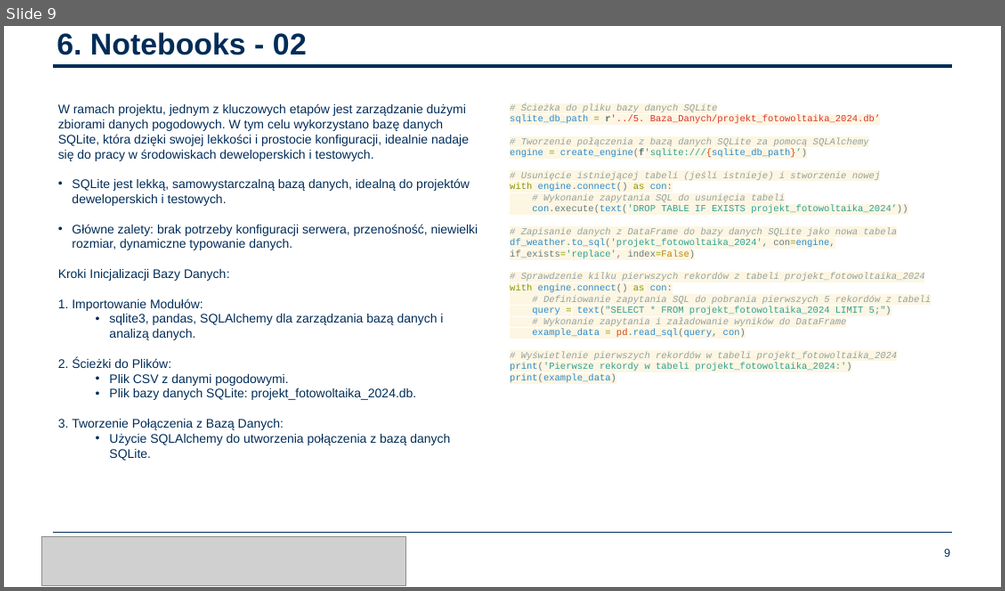
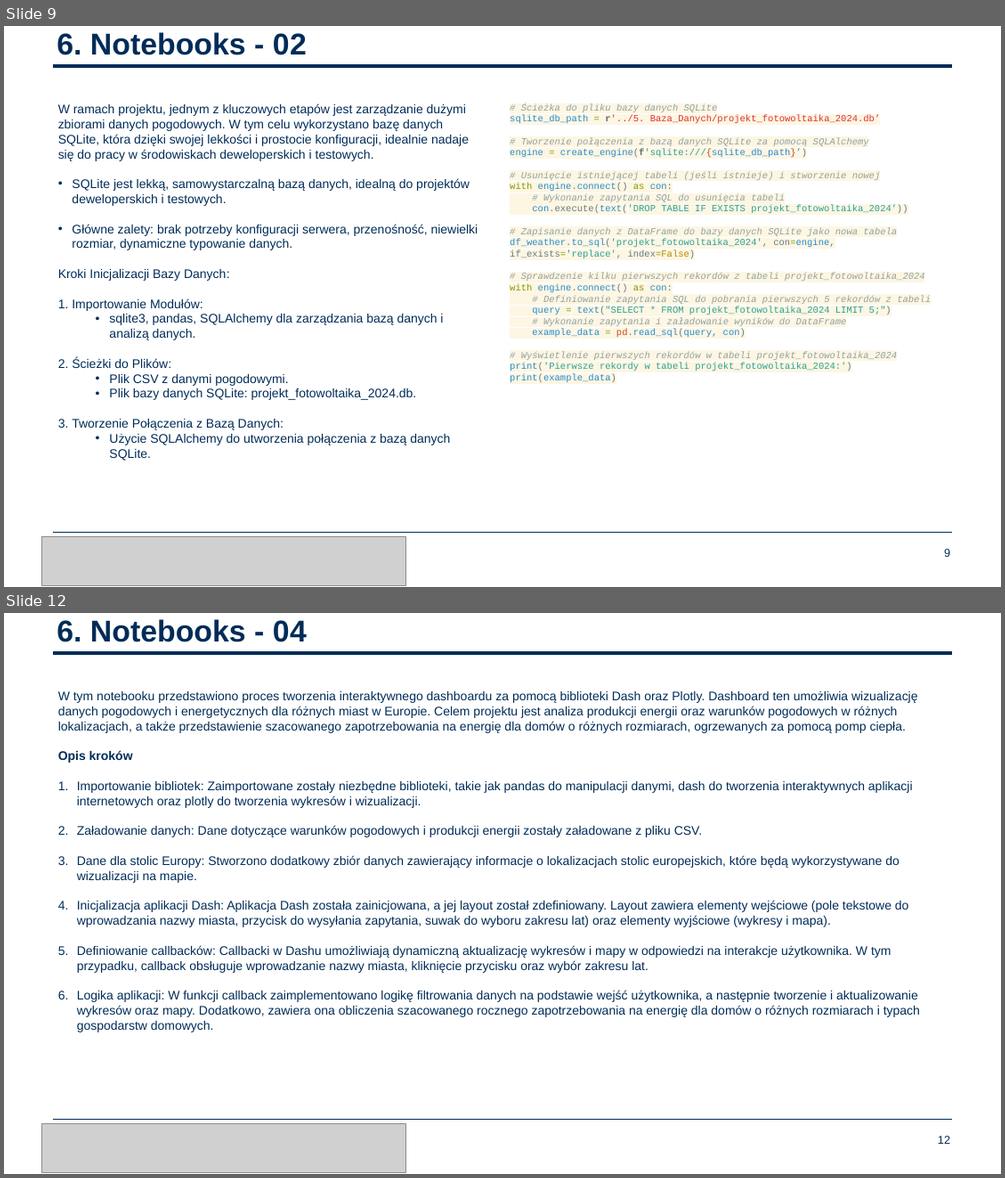
Before and after one commit to BartoszRP/MERITO_ML_Projekt_Fotowoltaika_2024, a slide deck: 6. Docs/Bartosz_Reszka_Piwowarski_Prezentacja.pptx. Shown one above the other, each under a label of ours: slide 9 before the commit, slides 9 and 12 after it; the slides between them are not shown. The pictures are 1005x591 and 1005x1178 pixels, drawn with LibreOffice and Linux fonts; fonts in the diff are those of the drawing; grey boxes stand for pictures; background and template pictures are left out. Boxes give left, top, right and bottom in pixels: in the first picture for what was removed or moved away, otherwise in the second. Text is boxed around its words. In the diff, an @@ line names an element or a change of style, - is before the commit and + after.

```diff
--- a/6. Docs/Bartosz_Reszka_Piwowarski_Prezentacja.pptx
+++ b/6. Docs/Bartosz_Reszka_Piwowarski_Prezentacja.pptx
@@ slide 12 added at (x1=4, y1=613, x2=1001, y2=1174), background #FFFFFF; not listed: 2 template elements that a slide beside it also shows @@
@@ title added at (x1=57, y1=619, x2=307, y2=642), 29 pt, text #002C58, bold @@
+6. Notebooks - 04
@@ text added at (x1=58, y1=691, x2=920, y2=1032), 12 pt, text #002C58 @@
+W tym notebooku przedstawiono proces tworzenia interaktywnego dashboardu za pomocą biblioteki Dash oraz Plotly. Dashboard ten umożliwia wizualizację danych pogodowych i energetycznych dla różnych miast w Europie. Celem projektu jest analiza produkcji energii oraz warunków pogodowych w różnych lokalizacjach, a także przedstawienie szacowanego zapotrzebowania na energię dla domów o różnych rozmiarach, ogrzewanych za pomocą pomp ciepła.
+Opis kroków
+1. Importowanie bibliotek: Zaimportowane zostały niezbędne biblioteki, takie jak pandas do manipulacji danymi, dash do tworzenia interaktywnych aplikacji internetowych oraz plotly do tworzenia wykresów i wizualizacji.
+2. Załadowanie danych: Dane dotyczące warunków pogodowych i produkcji energii zostały załadowane z pliku CSV.
+3. Dane dla stolic Europy: Stworzono dodatkowy zbiór danych zawierający informacje o lokalizacjach stolic europejskich, które będą wykorzystywane do wizualizacji na mapie.
+4. Inicjalizacja aplikacji Dash: Aplikacja Dash została zainicjowana, a jej layout został zdefiniowany. Layout zawiera elementy wejściowe (pole tekstowe do wprowadzania nazwy miasta, przycisk do wysyłania zapytania, suwak do wyboru zakresu lat) oraz elementy wyjściowe (wykresy i mapa).
+5. Definiowanie callbacków: Callbacki w Dashu umożliwiają dynamiczną aktualizację wykresów i mapy w odpowiedzi na interakcje użytkownika. W tym przypadku, callback obsługuje wprowadzanie nazwy miasta, kliknięcie przycisku oraz wybór zakresu lat.
+6. Logika aplikacji: W funkcji callback zaimplementowano logikę filtrowania danych na podstawie wejść użytkownika, a następnie tworzenie i aktualizowanie wykresów oraz mapy. Dodatkowo, zawiera ona obliczenia szacowanego rocznego zapotrzebowania na energię dla domów o różnych rozmiarach i typach gospodarstw domowych.
@@ picture added at (x1=42, y1=1124, x2=405, y2=1172) @@
@@ page number added at (x1=938, y1=1135, x2=950, y2=1143), 10.9 pt, text #002C58 @@
+12
```
Also in this commit, not shown: 1 slide changed, 3 other slides added, 2 other files.
